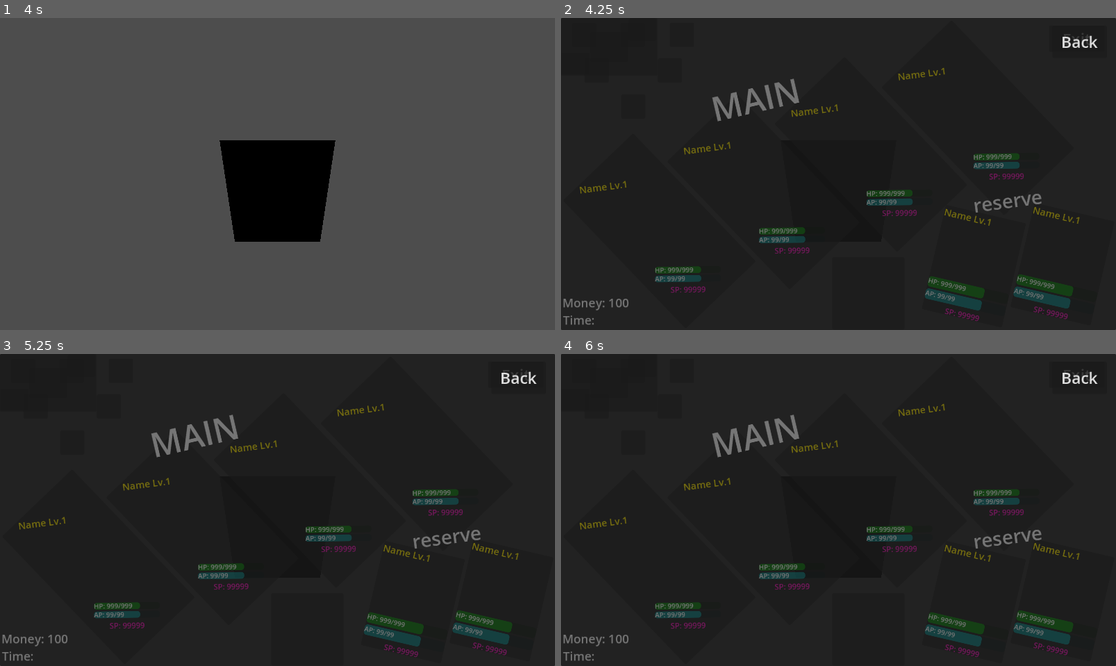
Above: before the commit, frames 1-4 (two rows, left to right).
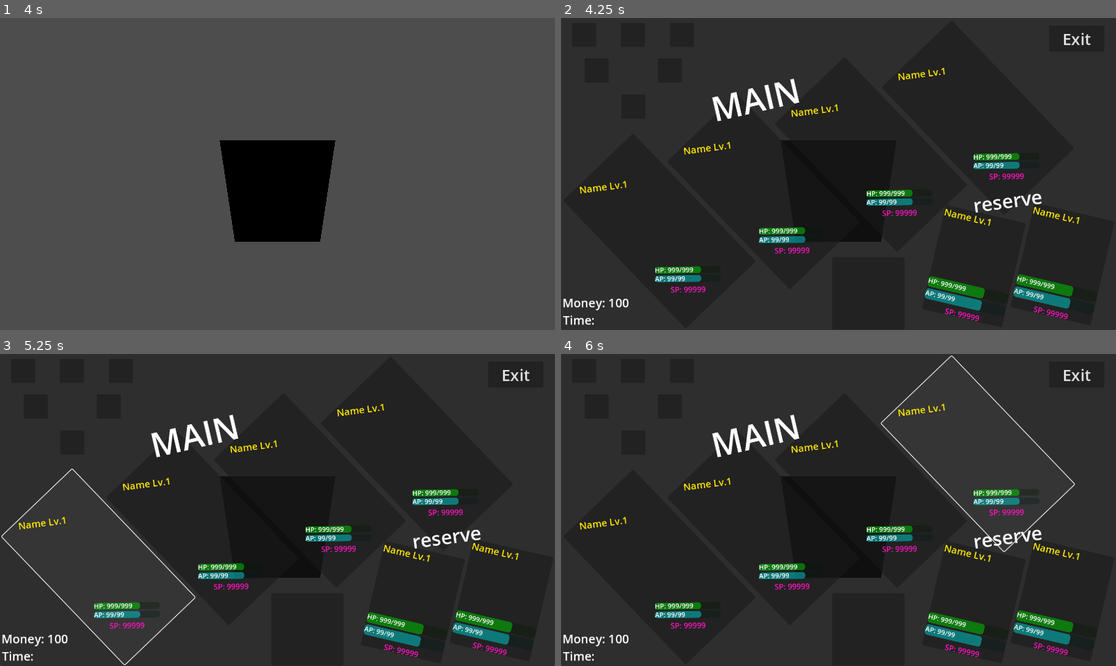
Above: after the commit, the same moments.

Repository: eneumont/towermercs
Game: Godot game, scene res://Scenes/Field/FieldChar.tscn
Same seed, same stepped clock (60 frames per second), same inputs: the game is played once before the commit and once after it. This scene is started directly instead of the project's main scene.
Inputs (mouse positions are in pixels of both pictures, inside the frame that each line leads up to):
- Up to frame 1 (4 s): tap Enter at 0.5 s; move the mouse to (399, 158) at 0.52 s; hold D (move_right) 0.53-1.25 s; tap L (circle) at 0.6 s; click (399, 158) at 0.67 s; tap Z (confirm) every 0.75 s from 1.25 to 3.5 s; drag from (166, 189) to (249, 236) at 1.27 s; move the mouse to (333, 105) at 2.02 s; hold D (move_right) 2.03-2.75 s; tap K (cross) at 2.1 s; drag from (249, 236) to (111, 127) at 2.77 s; move the mouse to (444, 220) at 3.52 s; hold U (left_bumper) from 3.53 s (still down); tap J (square) at 3.6 s
- Up to frame 2 (4.25 s): keep holding U (left_bumper); tap C (menu) at 4.15 s
- Up to frame 3 (5.25 s): release U (left_bumper) at 4.25 s; drag from (111, 463) to (194, 432) at 4.27 s; click "Name Lv.1" at 5 s
- Up to frame 4 (6 s): click "Name Lv.1" at 5.75 s

Frame 1 is identical in both runs. In frame 2, 5.0% of the frame differs, in the area x 0-97%, y 4-99%; in frame 3, 5.6%; in frame 4, 5.6%, in the area x 0-97%, y 0-99%.
Error in both runs: Out of bounds get index '0' (on base: 'Array[CharData]') (res://Scripts/Field/field_char.gd:16)

Commit message:
can return to title screen in game

Diff:
--- a/Scenes/UI/PlayerMenu/PlayerMenu.tscn
+++ b/Scenes/UI/PlayerMenu/PlayerMenu.tscn
@@ -1932,6 +1932,7 @@
 menu = NodePath("../..")
 
 [node name="SettingsMenu" type="Panel" parent="."]
+visible = false
 layout_mode = 1
 anchors_preset = 15
 anchor_right = 1.0
@@ -1996,6 +1997,21 @@
 script = ExtResource("2_a0fii")
 menu = NodePath("../../..")
 menu_num = 1
+
+[node name="TitleBtn" type="Button" parent="SettingsMenu" node_paths=PackedStringArray("menu")]
+layout_mode = 1
+anchors_preset = 2
+anchor_top = 1.0
+anchor_bottom = 1.0
+offset_left = 10.0
+offset_top = -78.0
+offset_right = 123.0
+offset_bottom = -11.0
+grow_vertical = 0
+theme_override_font_sizes/font_size = 33
+text = "Title"
+script = ExtResource("2_a0fii")
+menu = NodePath("../..")
 
 [node name="BackBtn" type="Button" parent="SettingsMenu" node_paths=PackedStringArray("menu")]
 layout_mode = 1
@@ -2096,4 +2112,5 @@
 [connection signal="button_up" from="SettingsMenu/MenuBtnPanel/LeftBtn" to="SettingsMenu/MenuBtnPanel/LeftBtn" method="menu_click"]
 [connection signal="button_up" from="SettingsMenu/MenuBtnPanel/MainBtn" to="SettingsMenu/MenuBtnPanel/MainBtn" method="menu_click"]
 [connection signal="button_up" from="SettingsMenu/MenuBtnPanel/RightBtn" to="SettingsMenu/MenuBtnPanel/RightBtn" method="menu_click"]
+[connection signal="button_up" from="SettingsMenu/TitleBtn" to="SettingsMenu/TitleBtn" method="title_click"]
 [connection signal="button_up" from="SettingsMenu/BackBtn" to="SettingsMenu/BackBtn" method="menu_click"]
--- a/Scripts/UI/PlayerMenuScreen/player_menu_buttons.gd
+++ b/Scripts/UI/PlayerMenuScreen/player_menu_buttons.gd
@@ -7,3 +7,7 @@
 
 func menu_click():
 	menu.change_scr(menu_num)
+
+func title_click():
+	PlayerData.reset()
+	get_tree().change_scene_to_file("res://Scenes/Title/TitleUI.tscn")
